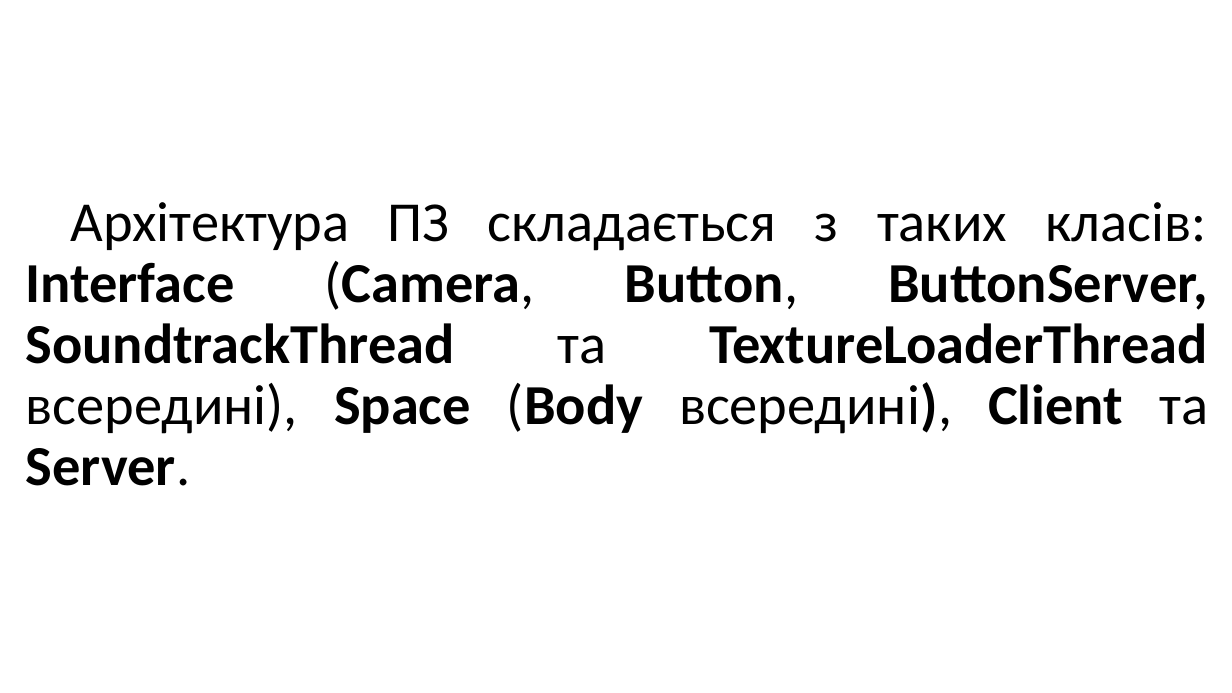
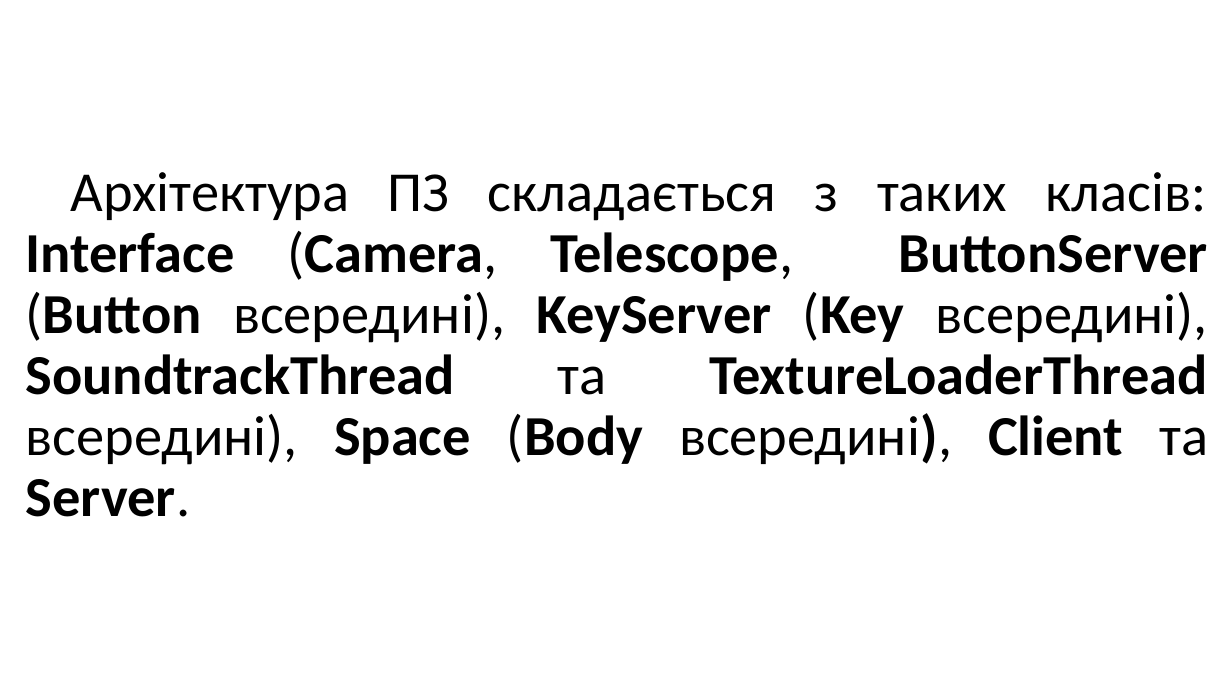
Before and after one commit to maldenol/spacepioneers, a slide deck: slide 7 of documentation/МАНУ2020.pptx. Drawn at 1232x693 pixels with LibreOffice and Linux fonts; fonts in the diff are those of the drawing; background and template pictures are left out. Boxes give left, top, right and bottom in pixels: in the first picture for what was removed or moved away, otherwise in the second. Text is boxed around its words. In the diff, an @@ line names an element or a change of style, - is before the commit and + after.

```diff
--- a/documentation/МАНУ2020.pptx
+++ b/documentation/МАНУ2020.pptx
@@ title at (x1=26, y1=172, x2=1208, y2=517): text changed @@
-Архітектура ПЗ складається з таких класів: Interface (Camera, Button, ButtonServer, SoundtrackThread та TextureLoaderThread всередині), Space (Body всередині), Client та Server.
+Архітектура ПЗ складається з таких класів: Interface (Camera, Telescope, ButtonServer (Button всередині), KeyServer (Key всередині), SoundtrackThread та TextureLoaderThread всередині), Space (Body всередині), Client та Server.
```
Also in this commit, not shown: 2 other slides changed, 3 other files.
